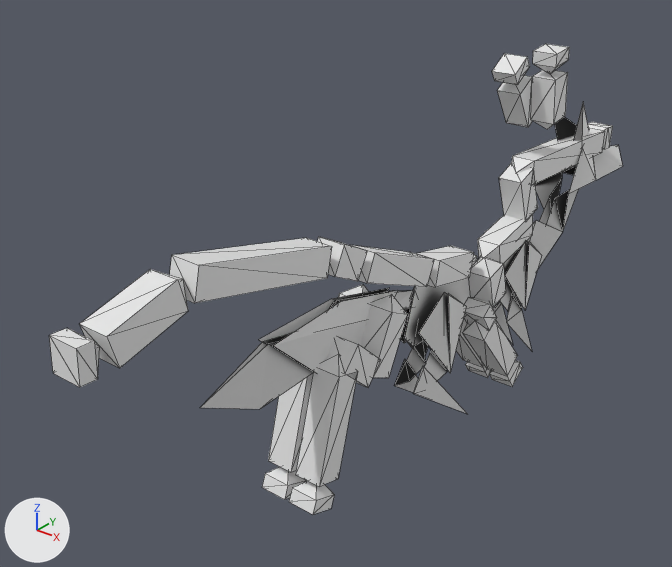
What one commit did to the FBX model Assets 3D/Characters/Fox/Fox.FBX.
The view is the same before and after, from a 50 mm camera at (0.656, -1.14, 0.574) aimed at (-0.107, -0.186, -0.017). Arrows for +X, +Y and +Z are at lower left; the lights stay in place. Both versions are drawn at frame 8 of the action 'Take 001'; the numbers are the values there. Mesh edges are drawn as thin lines.

The first picture shows 'Fox', 'FoxBoneTail01', 'FoxBoneTail02', 'FoxBoneTail03', 'FoxBone_BL_Leg00', 'FoxBone_BL_Leg02', 'FoxBone_BR_Leg00', 'FoxBone_BR_Leg02', 'FoxBone_BR_Leg03', 'FoxBone_FR_Leg00', 'FoxBone_FR_Leg01', 'FoxBone_FR_Leg02', 'FoxBone_Head', 'FoxBone_Neck00', 'FoxBone_R_Ear00', 'FoxBone_Spine'.
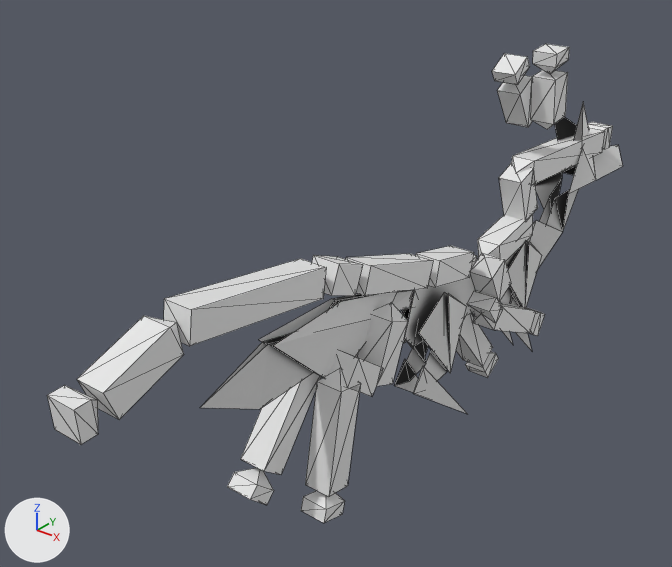
Boxes (x1, y1, x2, y2) around the edits, measured in the pictures (672 x 567 px):
'FoxBoneTail01', turned: before (170, 238, 332, 303); after (164, 259, 326, 346)
'FoxBoneTail02', turned: before (80, 269, 188, 368); after (77, 316, 184, 419)
'FoxBone_BR_Leg02', turned: before (295, 354, 358, 487); after (305, 368, 360, 496)
'FoxBoneTail03', turned: before (49, 328, 100, 387); after (47, 385, 98, 445)
'FoxBone_BL_Leg02', turned: before (268, 373, 313, 472); after (241, 372, 321, 474)
'FoxBone_Spine', turned: before (351, 245, 434, 287); after (346, 254, 433, 296)
'FoxBone_BR_Leg00', turned: before (360, 294, 407, 378); after (357, 302, 408, 386)
'FoxBone_FR_Leg02', turned: before (462, 319, 517, 376); after (472, 302, 536, 333)
'FoxBoneTail00', turned: before (318, 237, 367, 281); after (312, 255, 363, 296)
'FoxBone_BR_Leg01', turned: before (327, 336, 380, 387); after (329, 350, 383, 396)
'FoxBone_BL_Leg03', turned: before (262, 467, 306, 499); after (227, 468, 274, 505)
'FoxBone_FR_Leg00', turned: before (468, 257, 506, 308); after (470, 253, 511, 302)
'FoxBone_BR_Leg03', turned, moved: before (289, 481, 334, 514); after (301, 490, 345, 523)
'FoxBone_FR_Leg01', turned: before (464, 297, 496, 330); after (468, 290, 503, 323)
'FoxBone_FR_Leg03', turned: before (489, 360, 523, 387); after (530, 311, 545, 336)
'FoxBone_BL_Leg00', turned (not visible afterwards): before (338, 285, 369, 297)

The change, as a diff of the scene's bpy script:
```diff
--- a/Assets 3D/Characters/Fox/Fox.FBX.py
+++ b/Assets 3D/Characters/Fox/Fox.FBX.py
@@ ob_foxbonetail03 @@
 ob_foxbonetail03.location = (11.37, 0.0, 0.0)
-ob_foxbonetail03.rotation_euler = (0.0, 0.0, 0.31)  # degrees (0, 0, 18)
+ob_foxbonetail03.rotation_euler = (0.0, 0.0, 0.295)  # degrees (0, 0, 17)
@@ ob_foxbone_fr_leg00 @@
 ob_foxbone_fr_leg00.location = (-1.022, 0.937, -2.372)
-ob_foxbone_fr_leg00.rotation_euler = (0.0, 0.0, -2.054)  # degrees (0, 0, -118)
+ob_foxbone_fr_leg00.rotation_euler = (0.0, 0.0, -2.28)  # degrees (0, 0, -131)
@@ ob_foxbone_bl_leg02 @@
 ob_foxbone_bl_leg02.location = (8.692, 0.0, 0.0)
-ob_foxbone_bl_leg02.rotation_euler = (0.0, 0.0, -2.038)  # degrees (0, 0, -117)
+ob_foxbone_bl_leg02.rotation_euler = (0.0, 0.0, -1.765)  # degrees (0, 0, -101)
@@ ob_foxbone_fr_leg01 @@
 ob_foxbone_fr_leg01.location = (7.956, 0.0, 0.0)
-ob_foxbone_fr_leg01.rotation_euler = (0.0, 0.0, 1.231)  # degrees (0, 0, 71)
+ob_foxbone_fr_leg01.rotation_euler = (0.0, 0.0, 1.39)  # degrees (0, 0, 80)
@@ ob_foxbone_bl_leg00 @@
 ob_foxbone_bl_leg00.location = (11.33, -3.211, 2.401)
-ob_foxbone_bl_leg00.rotation_euler = (0.0, 0.0, -1.51)  # degrees (0, 0, -87)
+ob_foxbone_bl_leg00.rotation_euler = (0.0, 0.0, -1.392)  # degrees (0, 0, -80)
@@ ob_foxbone_bl_leg01 @@
 ob_foxbone_bl_leg01.location = (10.93, 0.0, 0.0)
-ob_foxbone_bl_leg01.rotation_euler = (0.0, 0.0, 1.851)  # degrees (0, 0, 106)
+ob_foxbone_bl_leg01.rotation_euler = (0.0, 0.0, 1.938)  # degrees (0, 0, 111)
@@ ob_foxbone_spine @@
 ob_foxbone_spine.location = (11.69, 0.0318, 0.0)
-ob_foxbone_spine.rotation_euler = (0.0, 0.0, 0.189)  # degrees (0, 0, 11)
+ob_foxbone_spine.rotation_euler = (0.0, 0.0, 0.0926)  # degrees (0, 0, 5.3)
@@ ob_foxbone_br_leg03 @@
 ob_foxbone_br_leg03.parent = ob_foxbone_br_leg02
-ob_foxbone_br_leg03.location = (16.96, 0.0000191, 0.0)
+ob_foxbone_br_leg03.location = (16.96, 0.0000176, 0.0)
 ob_foxbone_br_leg03.rotation_euler = (0.0, 0.0, 0.0982)  # degrees (0, 0, 5.6)
@@ ob_foxbone_fr_leg02 @@
 ob_foxbone_fr_leg02.location = (4.499, 0.0, 0.0)
-ob_foxbone_fr_leg02.rotation_euler = (0.0, 0.0, -1.653)  # degrees (0, 0, -95)
+ob_foxbone_fr_leg02.rotation_euler = (0.0, 0.0, -2.015)  # degrees (0, 0, -115)
```
